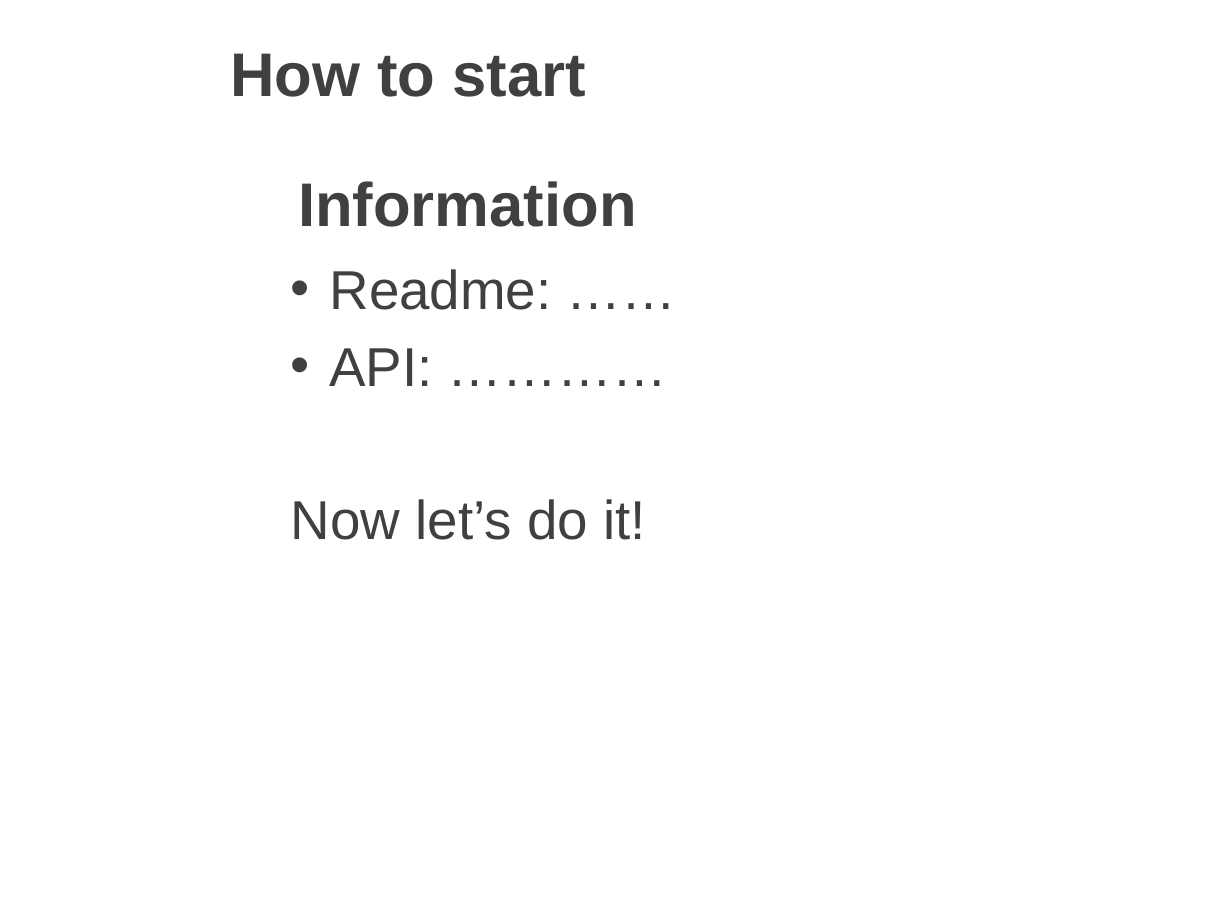
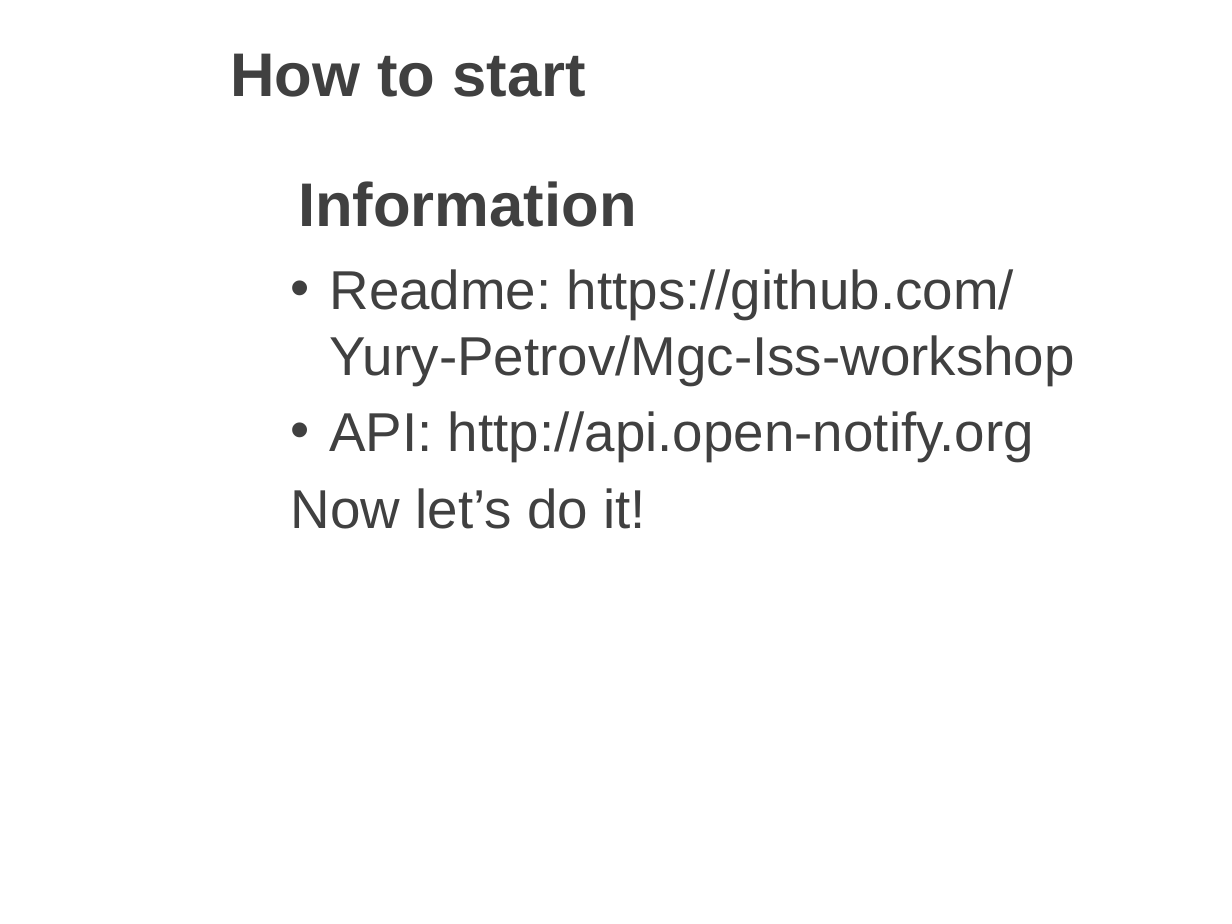
Before and after one commit to Yury-Petrov/Mgc-Iss-workshop, a slide deck: slide 10 of ISS for python.pptx (slide 9 before the commit). Drawn at 1232x924 pixels with LibreOffice and Linux fonts; fonts in the diff are those of the drawing; background and template pictures are left out. Boxes give left, top, right and bottom in pixels: in the first picture for what was removed or moved away, otherwise in the second. Text is boxed around its words. In the diff, an @@ line names an element or a change of style, - is before the commit and + after.

```diff
--- a/ISS for python.pptx
+++ b/ISS for python.pptx
@@ text at [329,269,1074,461]: text changed @@
-• Readme: ……
-• API: …………
+• Readme: https://github.com/Yury-Petrov/Mgc-Iss-workshop
+• API: http://api.open-notify.org
```
Also in this commit, not shown: 1 slide added, 4 other files.
